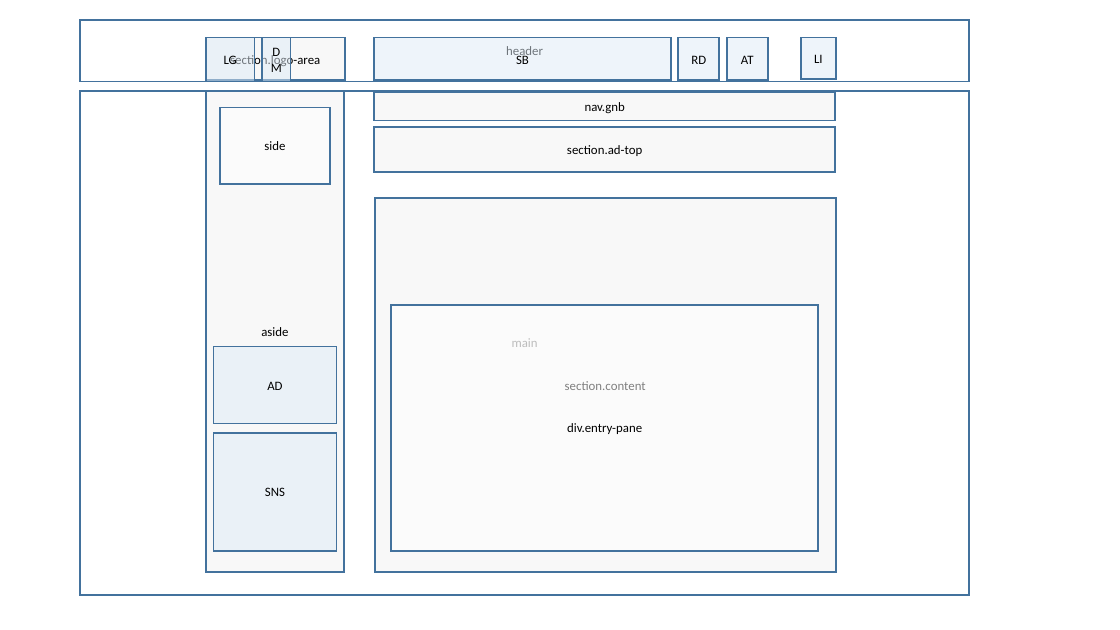
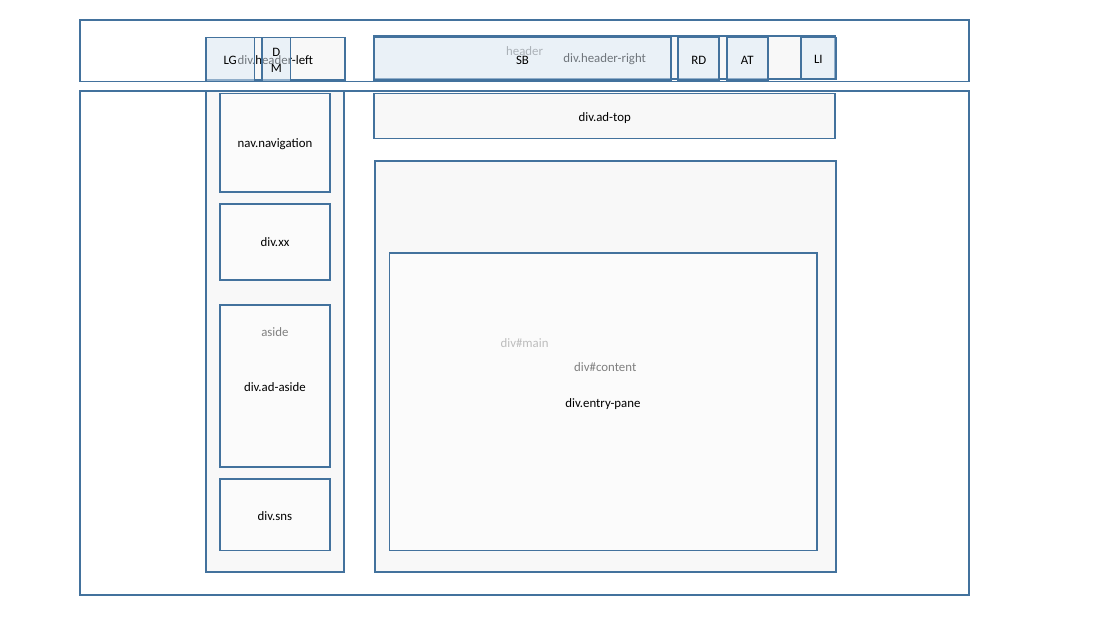
Before and after one commit to ThrownDice/UB, a slide deck: slide 1 of doc/layout(specification_in_slideNote).pptx. Drawn at 1120x630 pixels with LibreOffice and Linux fonts; fonts in the diff are those of the drawing. Boxes give left, top, right and bottom in pixels: in the first picture for what was removed or moved away, otherwise in the second. Text is boxed around its words. In the diff, an @@ line names an element or a change of style, - is before the commit and + after.

Commit message:
(e) layout

```diff
--- a/doc/layout(specification_in_slideNote).pptx
+++ b/doc/layout(specification_in_slideNote).pptx
@@ text in rectangle at [238,53,313,68]: text changed @@
-section.logo-area
+div.header-left
@@ rectangle added at [375,36,836,79], fill #F2F2F2 at 50% opacity, outline #43739E 1.5 pt, 11 pt, text #000000 @@
+div.header-right
@@ rectangle removed at [220,108,331,184] @@
-side
@@ rectangle added at [220,93,331,192], fill #FFFFFF at 50% opacity, outline #43739E 1.5 pt, 11 pt, text #000000 @@
+nav.navigation
@@ rectangle "div.ad-top": place and size @@
-rectangle "div.ad-top" at [375,127,836,172]
+rectangle "div.ad-top" at [375,93,836,139]
@@ rectangle removed at [375,92,836,120] @@
-nav.gnb
@@ text in rectangle at [579,112,631,123]: text changed @@
-section.ad-top
+div.ad-top
@@ rectangle "div#content": place and size @@
-rectangle "div#content" at [375,198,836,572]
+rectangle "div#content" at [375,161,836,572]
@@ rectangle added at [220,204,331,280], fill #FFFFFF at 50% opacity, outline #43739E 1.5 pt, 11 pt, text #000000 @@
+div.xx
@@ rectangle "div.entry-pane": place and size @@
-rectangle "div.entry-pane" at [392,305,819,551]
+rectangle "div.entry-pane" at [390,253,818,550]
@@ rectangle "div.ad-aside" at [220,305,331,467]: fill #DEEBF7 at 50% opacity to #FFFFFF at 50% opacity @@
@@ rectangle "div.ad-aside": place and size @@
-rectangle "div.ad-aside" at [213,347,336,424]
+rectangle "div.ad-aside" at [220,305,331,467]
@@ text in rectangle at [501,338,549,347]: text changed @@
-main
+div#main
@@ text in rectangle at [244,382,306,391]: text changed @@
-AD
+div.ad-aside
@@ text in rectangle at [574,362,636,371]: text changed @@
-section.content
+div#content
@@ rectangle "div.sns": place and size @@
-rectangle "div.sns" at [213,433,336,551]
+rectangle "div.sns" at [220,479,331,550]
@@ rectangle "div.sns" at [220,479,331,550]: fill #DEEBF7 at 50% opacity to #FFFFFF at 50% opacity @@
@@ text in rectangle at [258,511,292,520]: text changed @@
-SNS
+div.sns
```
Also in this commit, not shown: 3 slides added.
